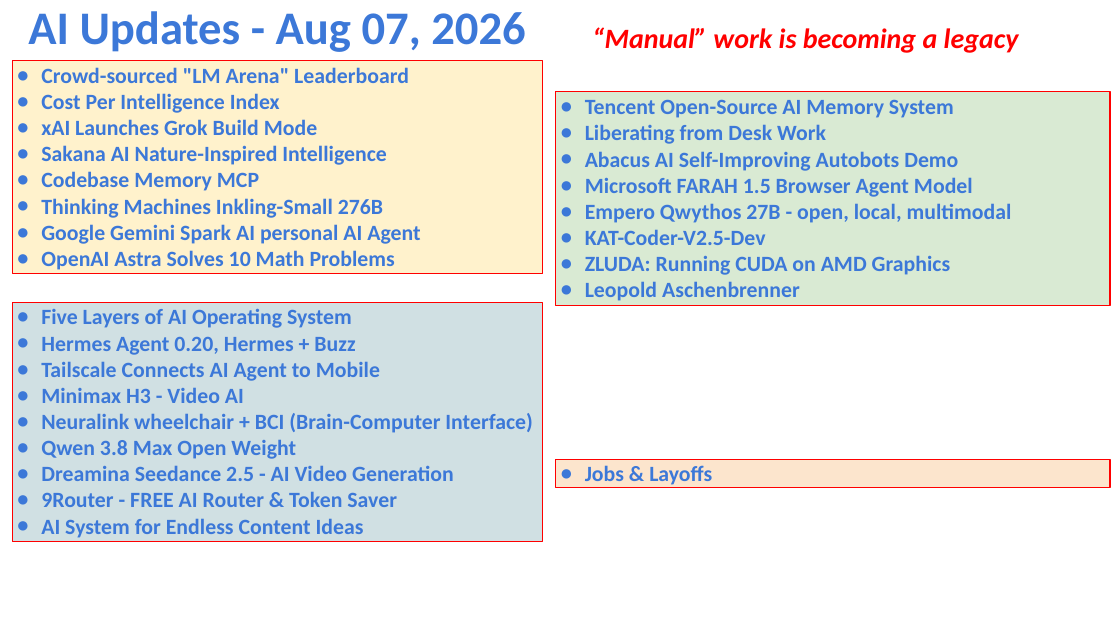
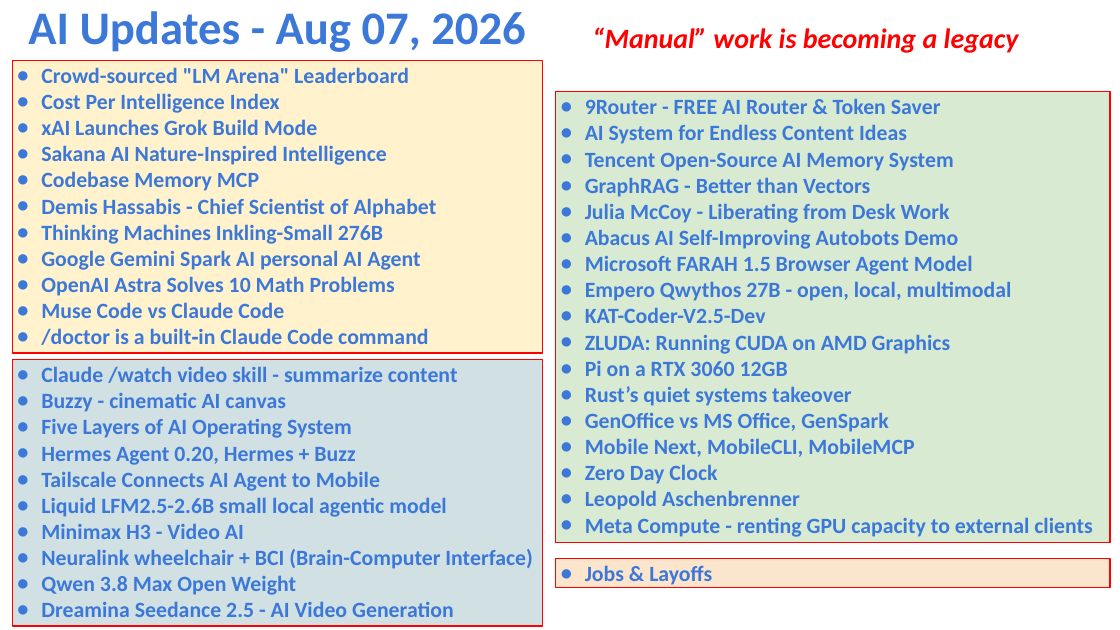
Before and after one commit to lselector/seminar, a slide deck: slide 1 of 2026/2026-08-07-AI-Updates.pptx. Drawn at 1120x630 pixels with LibreOffice and Linux fonts; fonts in the diff are those of the drawing. Boxes give left, top, right and bottom in pixels: in the first picture for what was removed or moved away, otherwise in the second. Text is boxed around its words. In the diff, an @@ line names an element or a change of style, - is before the commit and + after.

```diff
--- a/2026/2026-08-07-AI-Updates.pptx
+++ b/2026/2026-08-07-AI-Updates.pptx
@@ rectangle "Crowd-sourced "LM Arena" Leaderboard": place and size @@
-rectangle "Crowd-sourced "LM Arena" Leaderboard" at <box>12,60,543,274</box>
+rectangle "Crowd-sourced "LM Arena" Leaderboard" at <box>12,60,543,353</box>
@@ rectangle "9Router - FREE AI Router ...": place and size @@
-rectangle "9Router - FREE AI Router ..." at <box>556,92,1110,306</box>
+rectangle "9Router - FREE AI Router ..." at <box>556,92,1110,543</box>
@@ text in rectangle at <box>585,98,941,144</box>: paragraphs added @@
+● 9Router - FREE AI Router & Token Saver
+● AI System for Endless Content Ideas
@@ text in rectangle at <box>585,177,950,223</box>: text changed @@
-● Liberating from Desk Work
+● GraphRAG - Better than Vectors
+● Julia McCoy - Liberating from Desk Work
@@ text in rectangle at <box>41,198,437,218</box>: paragraph added @@
+● Demis Hassabis - Chief Scientist of Alphabet
@@ text in rectangle at <box>41,302,428,345</box>: paragraphs added @@
+● Muse Code vs Claude Code
+● /doctor is a built‑in Claude Code command
@@ rectangle "Claude /watch video skill - ...": place and size @@
-rectangle "Claude /watch video skill - ..." at <box>12,302,543,542</box>
+rectangle "Claude /watch video skill - ..." at <box>12,360,543,626</box>
@@ text in rectangle at <box>41,366,458,412</box>: paragraphs added @@
+● Claude /watch video skill - summarize content
+● Buzzy - cinematic AI canvas
@@ text in rectangle at <box>585,361,914,484</box>: paragraphs added @@
+● Pi on a RTX 3060 12GB
+● Rust’s quiet systems takeover
+● GenOffice vs MS Office, GenSpark
+● Mobile Next, MobileCLI, MobileMCP
+● Zero Day Clock
@@ text in rectangle at <box>41,497,446,517</box>: paragraph added @@
+● Liquid LFM2.5-2.6B small local agentic model
@@ text in rectangle at <box>41,491,397,538</box>: paragraphs removed @@
-● 9Router - FREE AI Router & Token Saver
-● AI System for Endless Content Ideas
@@ text in rectangle at <box>585,517,1093,537</box>: paragraph added @@
+● Meta Compute - renting GPU capacity to external clients
@@ rectangle "Jobs & Layoffs": place and size @@
-rectangle "Jobs & Layoffs" at <box>556,459,1110,488</box>
+rectangle "Jobs & Layoffs" at <box>556,559,1110,588</box>
```
Also in this commit, not shown: 13 other slides changed, 7 slides added.
